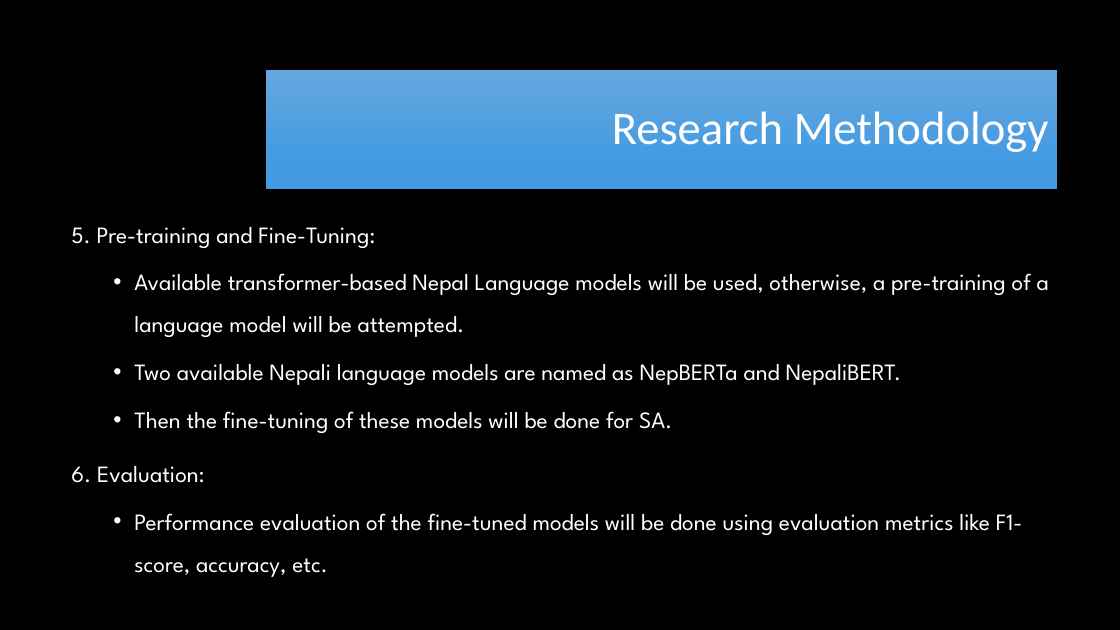
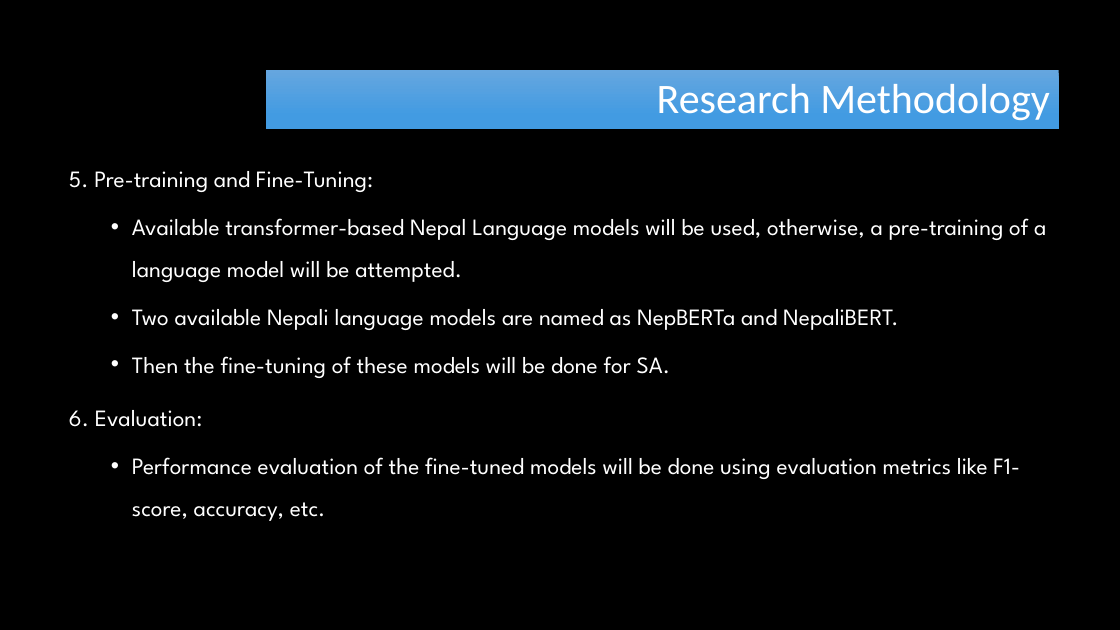
Before and after one commit to RayGone/Thesis, a slide deck: slide 16 of Proposal Defense Presentation.pptx. Drawn at 1120x630 pixels with LibreOffice and Linux fonts; fonts in the diff are those of the drawing; background and template pictures are left out. Boxes give left, top, right and bottom in pixels: in the first picture for what was removed or moved away, otherwise in the second. Text is boxed around its words. In the diff, an @@ line names an element or a change of style, - is before the commit and + after.

```diff
--- a/Proposal Defense Presentation.pptx
+++ b/Proposal Defense Presentation.pptx
@@ title "Research Methodology": place and size @@
-title "Research Methodology" at box(266, 71, 1058, 189)
+title "Research Methodology" at box(266, 71, 1060, 129)
@@ title "Research Methodology" at box(266, 71, 1060, 129): size 40 to 36 pt @@
@@ text "5. Pre-training and Fine-Tuning:": place and size @@
-text "5. Pre-training and Fine-Tuning:" at box(71, 227, 1049, 577)
+text "5. Pre-training and Fine-Tuning:" at box(69, 171, 1046, 521)
```
Also in this commit, not shown: 12 other slides changed, 6 slides added, 1 slide removed.
